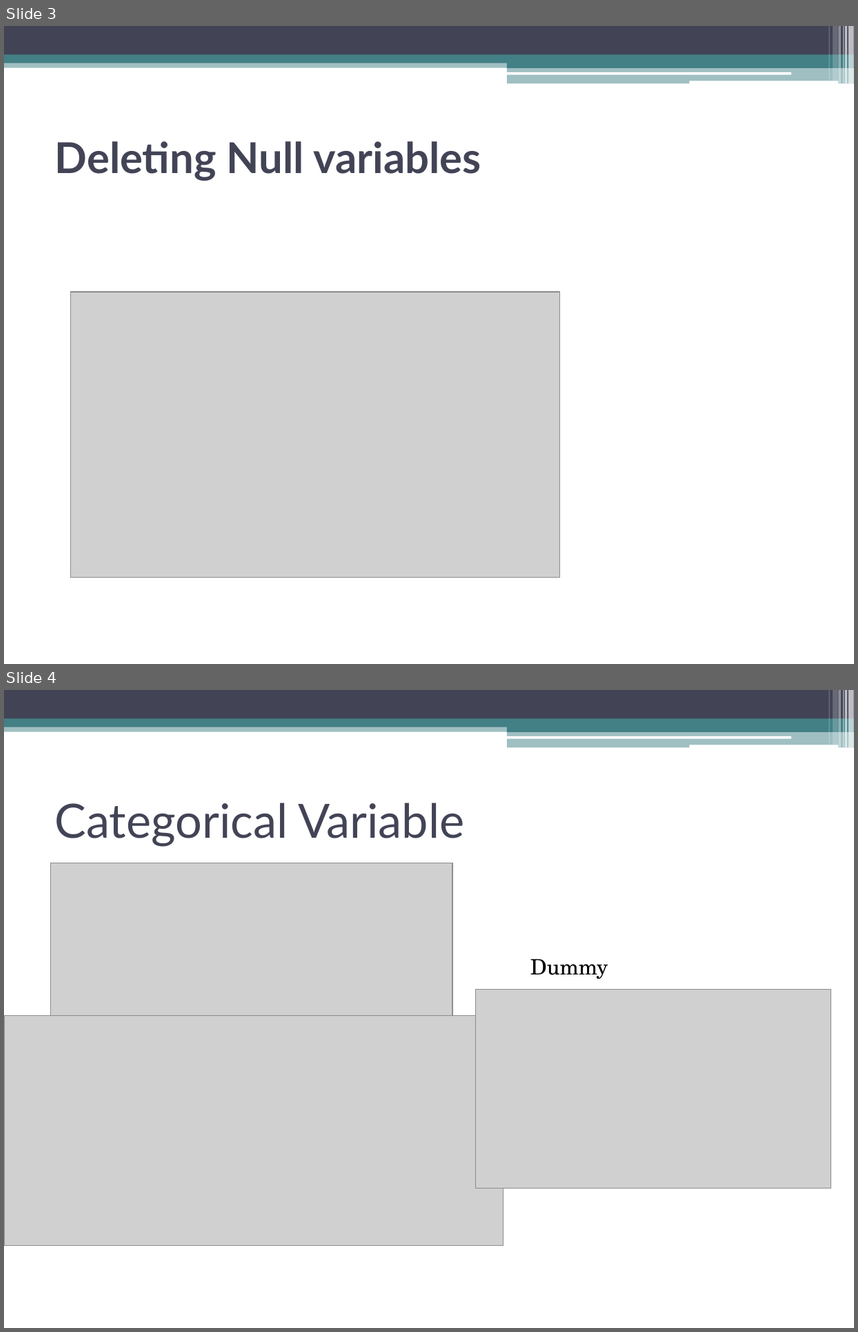
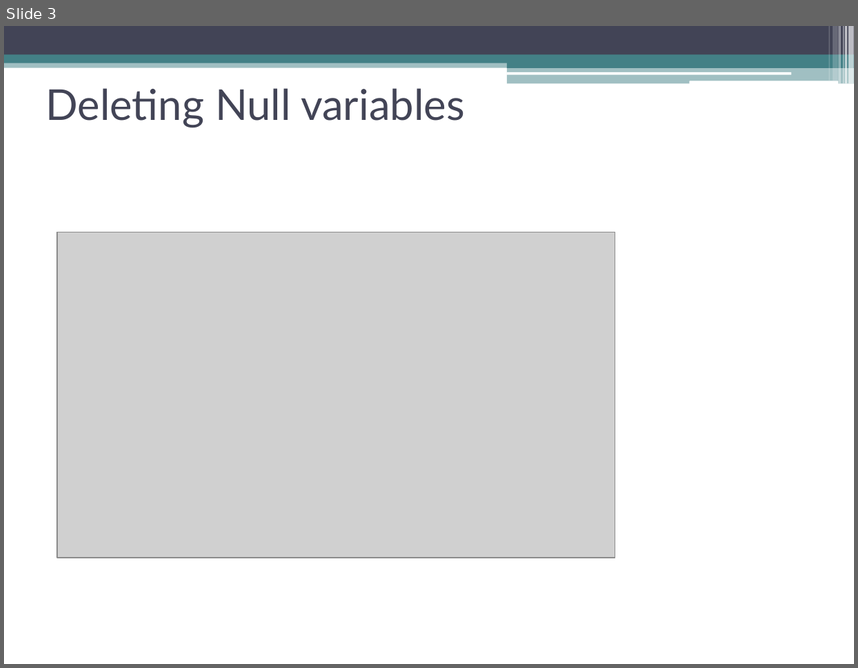
Before and after one commit to Kodluyoruz-Ankara-Veri-Bilimi/assignment_Beyza, a slide deck: homework2/homework2.pptx. Shown one above the other, each under a label of ours: slides 3 and 4 before the commit, slide 3 after it. The pictures are 858x1332 and 858x668 pixels, drawn with LibreOffice and Linux fonts; fonts in the diff are those of the drawing; grey boxes stand for pictures. Boxes give left, top, right and bottom in pixels: in the first picture for what was removed or moved away, otherwise in the second. Text is boxed around its words. In the diff, an @@ line names an element or a change of style, - is before the commit and + after.

```diff
--- a/homework2/homework2.pptx
+++ b/homework2/homework2.pptx
@@ slide 4 removed at [4,690,854,1328], background #FFFFFF; not listed: 13 template elements that a slide beside it also shows @@
@@ title removed at [55,802,464,847] @@
-Categorical Variable
@@ picture removed at [51,862,452,1023] @@
@@ text removed at [530,958,608,979] @@
-Dummy
@@ picture removed at [476,989,831,1188] @@
@@ picture removed at [4,1016,503,1245] @@
@@ slide 3 changed as well @@
@@ title "Deleting Null variables": place and size @@
-title "Deleting Null variables" at [55,141,481,181]
+title "Deleting Null variables" at [45,88,465,128]
@@ title "Deleting Null variables" at [45,88,465,128]: bold off @@
@@ picture: place and size @@
-picture at [70,291,560,577]
+picture at [56,232,615,557]
```
Also in this commit, not shown: 4 other slides changed, 10 slides added, 5 other slides removed.
